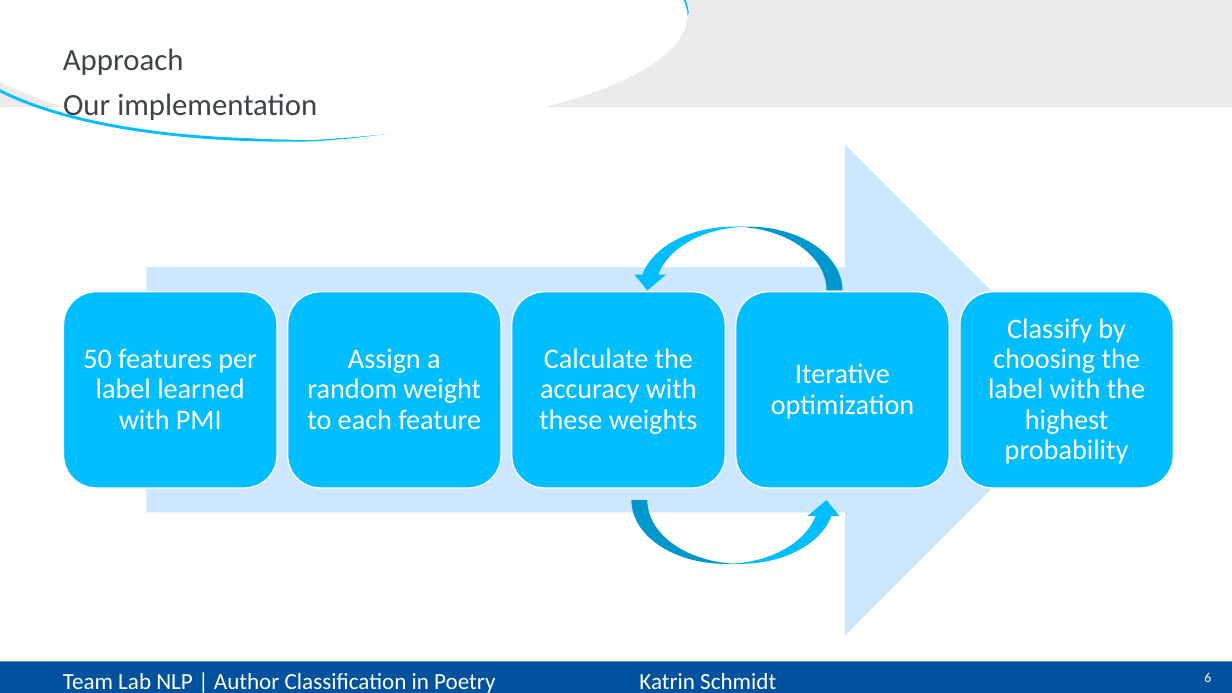
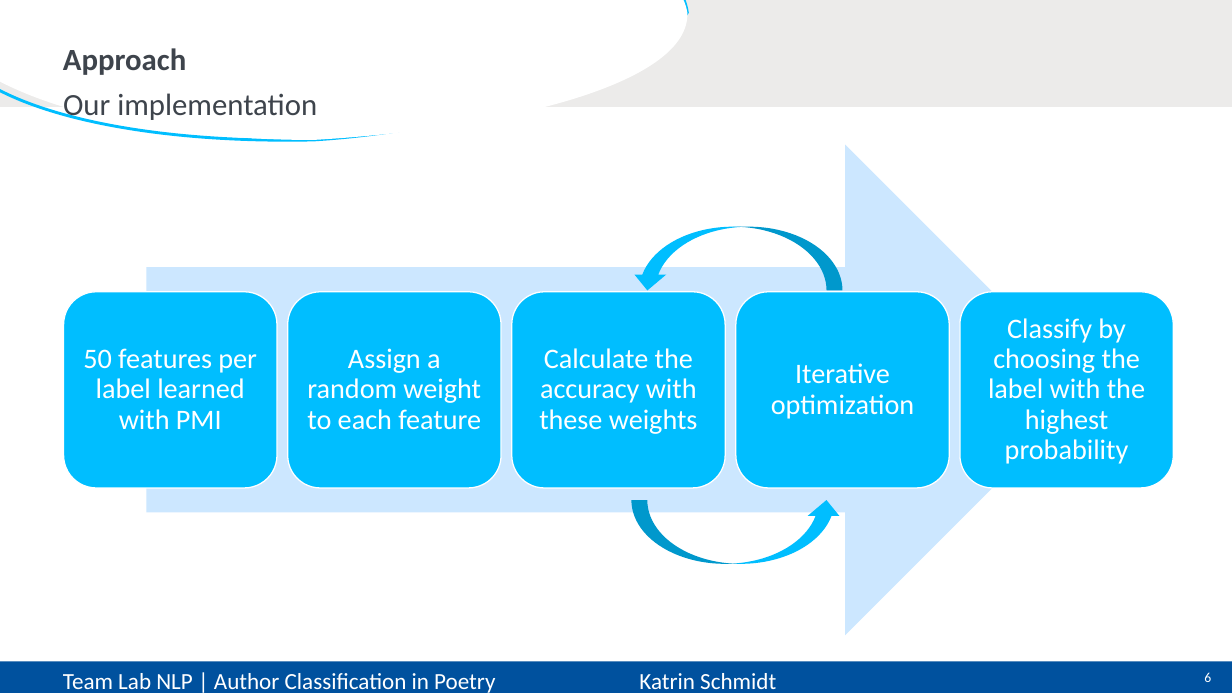
Before and after one commit to CarlottaQuensel/Author_Classification-Team_Lab, a slide deck: slide 6 of reports/TeamLab-presentation.pptx. Drawn at 1232x693 pixels with LibreOffice and Linux fonts; fonts in the diff are those of the drawing. Boxes give left, top, right and bottom in pixels: in the first picture for what was removed or moved away, otherwise in the second. Text is boxed around its words. In the diff, an @@ line names an element or a change of style, - is before the commit and + after.

Commit message:
fixed font

```diff
--- a/reports/TeamLab-presentation.pptx
+++ b/reports/TeamLab-presentation.pptx
@@ title "Approach" at (63,48,186,75): bold on @@
```
Also in this commit, not shown: 1 other slide changed.
